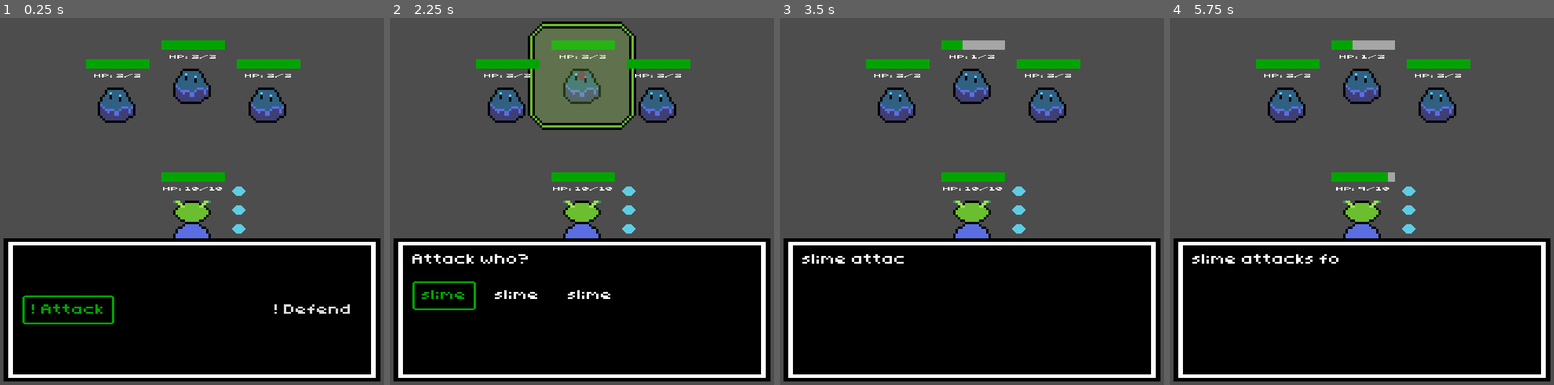
Above: before the commit, frames 1-4 (left to right).
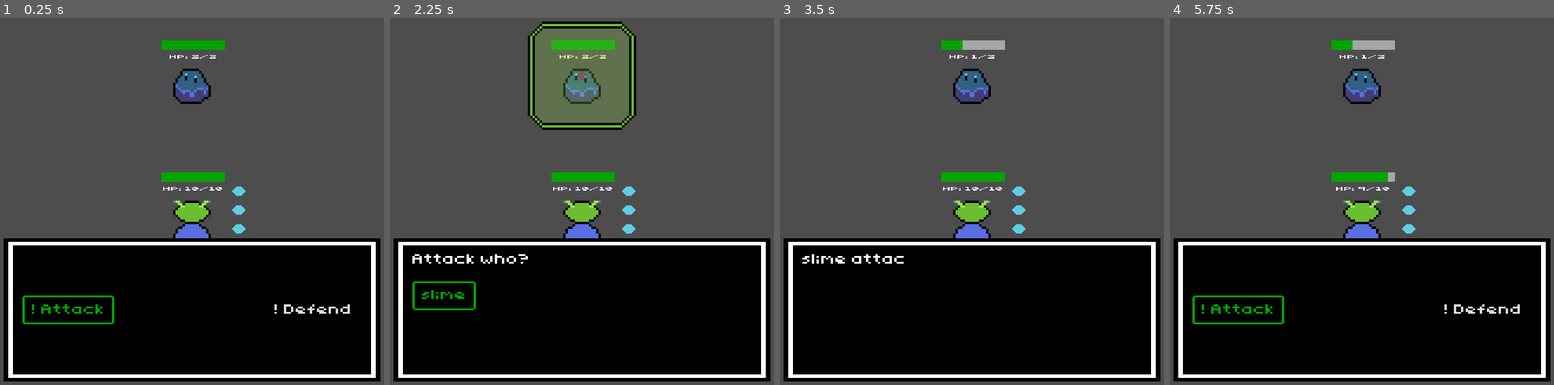
Above: after the commit, the same moments.

Repository: andersonhunter/LCH_game
Game: Godot game, scene res://LEVELS/LEVEL_2/battle_scene.tscn
Same seed, same stepped clock (60 frames per second), same inputs: the game is played once before the commit and once after it. The project has no main scene, so this scene is started directly.
Inputs:
- Up to frame 1 (0.25 s): no input
- Up to frame 2 (2.25 s): click "! Attack" at 0.5 s; tap Enter at 1.25 s; hold D (move_right) 1.28-2.03 s; tap Space at 2 s; hold S (move_down) from 2.03 s (still down)
- Up to frame 3 (3.5 s): release S (move_down) at 2.75 s; click "slime" at 2.75 s
- Up to frame 4 (5.75 s): tap Enter at 3.5 s; hold D (move_right) 3.53-4.28 s; tap Space at 4.25 s; hold W (move_up) 4.28-5.03 s; hold A (move_left) from 5.03 s (still down)

The runs differ from the first frame. In frame 1, 2.4% of the frame differs, in the area x 22-79%, y 11-29%; in frame 2, 2.7%; in frame 3, 2.4%; in frame 4, 3.5%, in the area x 5-92%, y 11-84%.

Commit message:
added logic for battle ending, return control to overworld

Diff:
--- a/LEVELS/LEVEL_2/battle_scene.gd
+++ b/LEVELS/LEVEL_2/battle_scene.gd
@@ -2,6 +2,7 @@
 
 var isDefending: bool = false
 var defends: int = 3
+signal battleDone
 
 var enemyStats = {
 	"slime": {
@@ -37,6 +38,7 @@
 func addEnemies():
 	# Adds enemies to scene depending on how many enemies spawn [1..3]
 	var numEnemies = RandomNumberGenerator.new().randi_range(1, 3)
+	numEnemies = 1
 	# Remove superfluous enemies
 	match numEnemies:
 		1:
@@ -74,7 +76,7 @@
 				# Switch scenes
 				await get_tree().create_timer(0.25).timeout
 				# Remove scene from tree here
-				get_tree().root.get_node("silicon_swamp").remove_child(self)
+				battleDone.emit()
 			return
 
 func enemyTurn(enemy: Node2D):
--- a/LEVELS/LEVEL_2/silicon_swamp.gd
+++ b/LEVELS/LEVEL_2/silicon_swamp.gd
@@ -1,16 +1,25 @@
 extends Node
 var battleScene = preload("res://LEVELS/LEVEL_2/battle_scene.tscn").instantiate()
+var removeEnemy = null
 
 # Called when the node enters the scene tree for the first time.
 func _ready() -> void:
 	pass
-
 
 # Called every frame. 'delta' is the elapsed time since the previous frame.
 func _process(delta: float) -> void:
 	if $overworld/Player.get_last_slide_collision():
 		match $overworld/Player.get_last_slide_collision().get_collider().name:
 			"slime":
+				removeEnemy = $overworld/Player.get_last_slide_collision().get_collider()
 				$overworld.propagate_call("hide")
 				$overworld/Player/CollisionShape2D.disabled = true
 				self.add_child(battleScene)
+				battleScene.battleDone.connect(_on_battleDone)
+
+func _on_battleDone():
+	self.remove_child(self.get_node("battleScene"))
+	removeEnemy.queue_free()
+	await removeEnemy.tree_exited
+	$overworld/Player/CollisionShape2D.disabled = false
+	$overworld.propagate_call("show")
